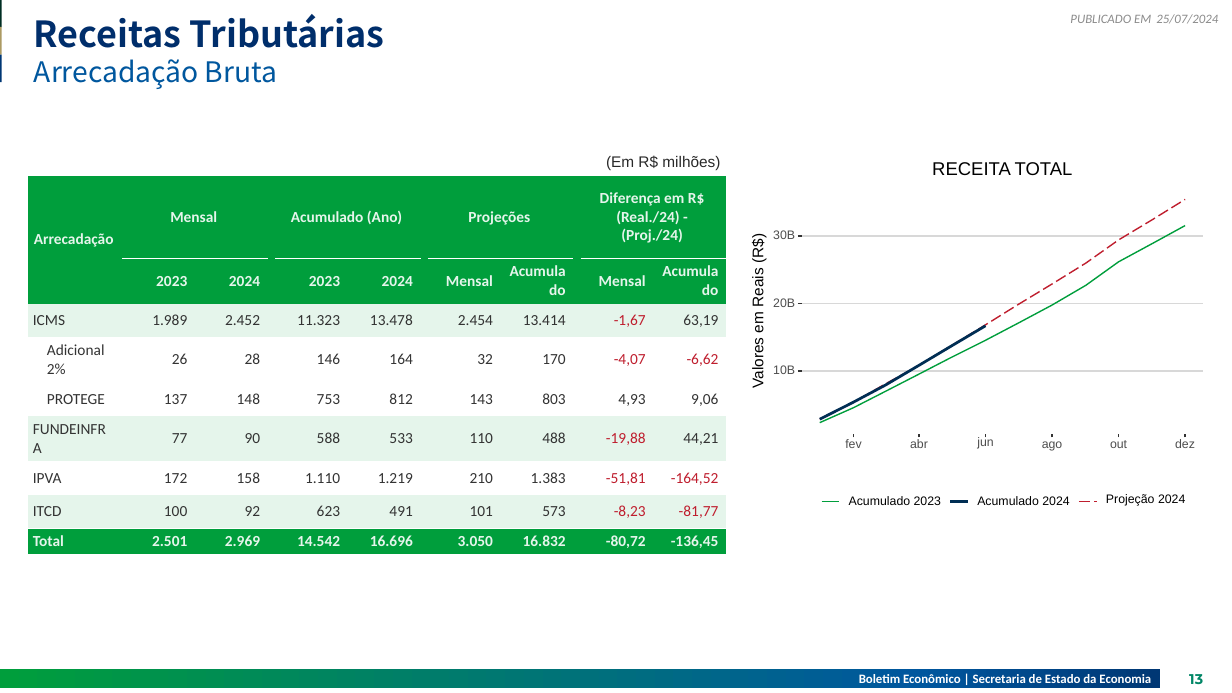
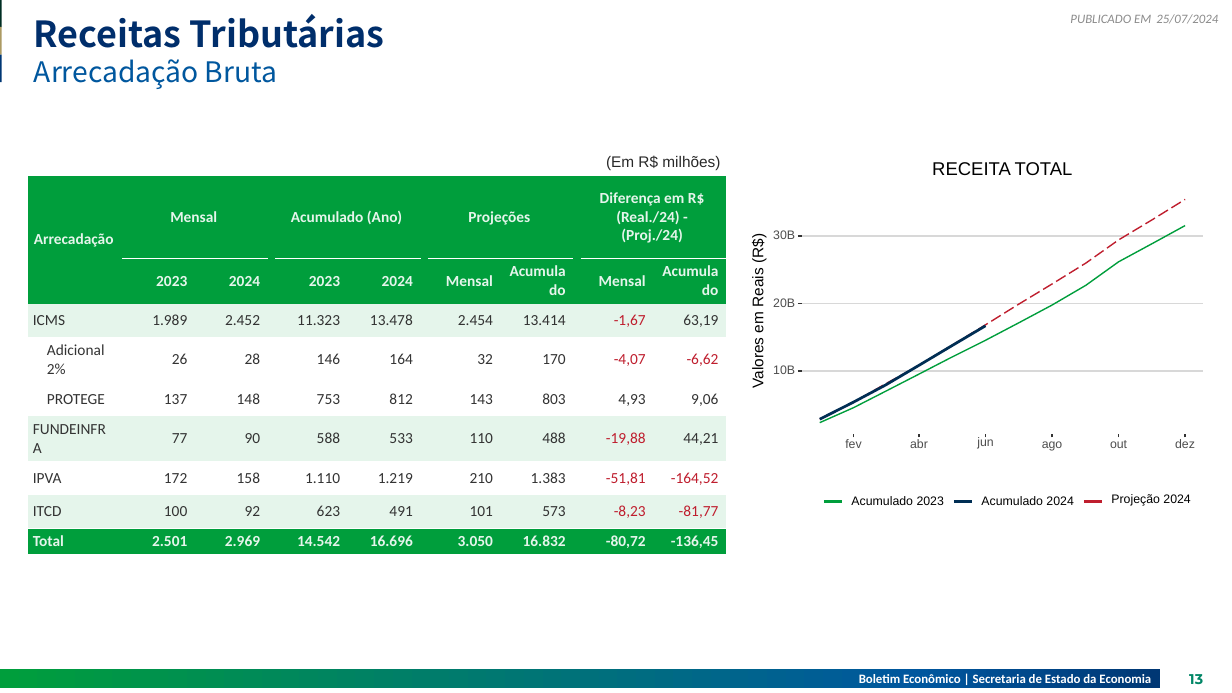
Before and after one commit to raphaellima1/Relatorio_receita, a slide deck: slide 13 of 2024-07-25V2.pptx. Drawn at 1232x693 pixels with LibreOffice and Linux fonts; fonts in the diff are those of the drawing. Boxes give left, top, right and bottom in pixels: in the first picture for what was removed or moved away, otherwise in the second. Text is boxed around its words. In the diff, an @@ line names an element or a change of style, - is before the commit and + after.

```diff
--- a/2024-07-25V2.pptx
+++ b/2024-07-25V2.pptx
@@ rectangle: place and size @@
-rectangle at [812, 483, 1192, 519]
+rectangle at [807, 483, 1198, 519]
@@ freeform shape: place and size @@
-freeform shape at [951, 502, 969, 502]
+freeform shape at [824, 502, 842, 502]
@@ freeform shape at [824, 502, 842, 502]: outline #002E54 2.13 pt to #009E3C 2.13 pt @@
@@ freeform shape at [824, 502, 842, 502]: outline redrawn @@
@@ freeform shape added at [954, 502, 971, 502], outline #002E54 1.07 pt @@
@@ freeform shape added at [954, 502, 971, 502], outline #002E54 2.13 pt @@
@@ 2 texts, 1 freeform shape: place and size @@
-2 texts, 1 freeform shape at [977, 494, 1185, 506]
+2 texts, 1 freeform shape at [981, 494, 1190, 506]
@@ freeform shape added at [1084, 502, 1102, 502], outline #BF1E2E 2.13 pt dashed @@
```
Also in this commit, not shown: 8 other slides changed, 2 other files.
